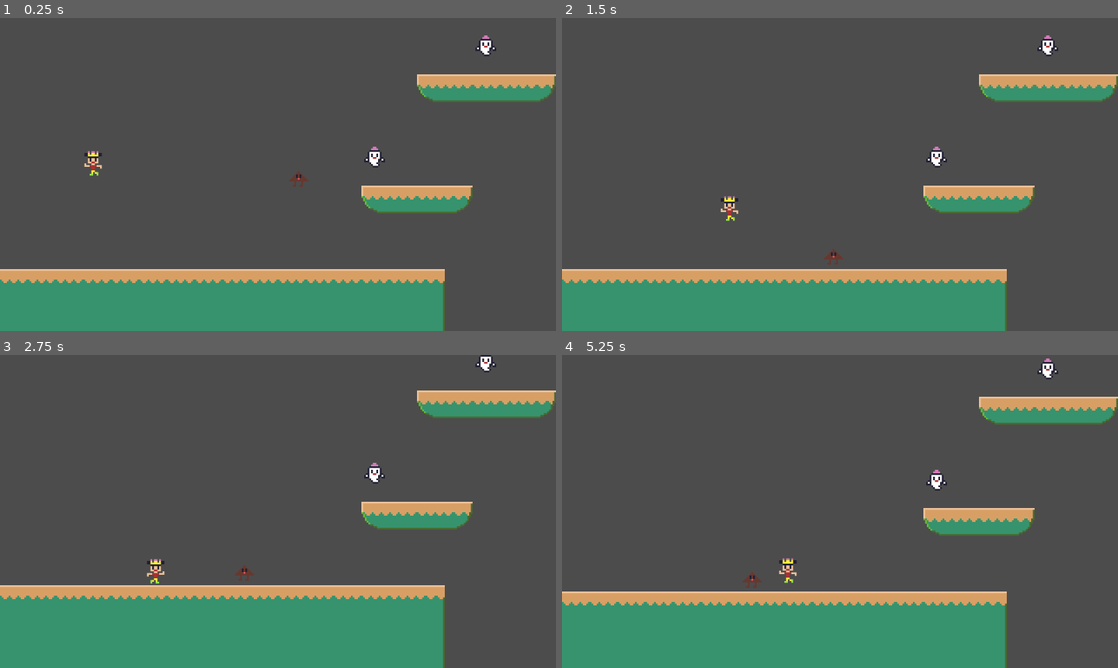
Above: before the commit, frames 1-4 (two rows, left to right).
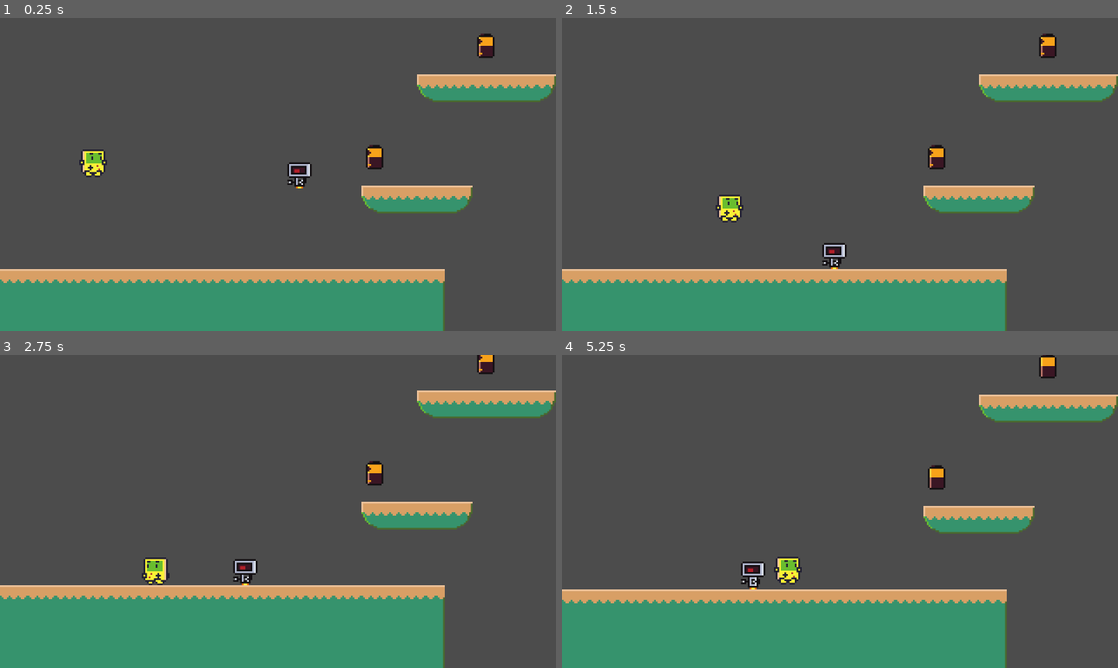
Above: after the commit, the same moments.

Repository: fuzhouch/colin-platformer-project
Game: Godot game, scene res://Level1.tscn
Same seed, same stepped clock (60 frames per second), same inputs: the game is played once before the commit and once after it. The project has no main scene, so this scene is started directly.
Inputs:
- Up to frame 1 (0.25 s): no input
- Up to frame 2 (1.5 s): hold Right (ui_right) from 0.53 s (still down); tap Up (ui_up) at 0.77 s
- Up to frame 3 (2.75 s): tap Up (ui_up) at 1.52 s; release Right (ui_right) at 2.03 s; hold Left (ui_left) from 2.03 s (still down)
- Up to frame 4 (5.25 s): release Left (ui_left) at 2.78 s; hold Right (ui_right) 2.78-4.28 s; tap Up (ui_up) at 3.02, 3.77, 4.52 s; hold Left (ui_left) 4.28-5.03 s; hold Right (ui_right) from 5.03 s (still down)

The runs differ from the first frame. In frame 1, 1.2% of the frame differs, in the area x 14-90%, y 4-55%; in frame 2, 1.1%; in frame 3, 1.1%; in frame 4, 4.4%, in the area x 0-100%, y 0-80%.

Commit message:
[NEW] Adjust enemy animation for normal mode and tsetseg mode.
1. Tsetseg mode adds a mom animation when >= 2 batteries collected.
2. A bad robot animation is added as sprite sheet in normal node.
3. Normal mode is controlled by three use_tsetseg cnofiguration flags.

Diff:
--- a/Battery.gd
+++ b/Battery.gd
@@ -1,6 +1,6 @@
 extends Area2D
 
-var use_tsetseg = true
+var use_tsetseg = false
 var current_sprite
 
 # Called when the node enters the scene tree for the first time.
@@ -13,6 +13,7 @@
 		current_sprite = $Sprite
 		$Sprite.visible = true
 		$Tsetseg.visible = false
+	current_sprite.playing = true
 
 func _on_Battery_body_entered(body):
 	$AnimationPlayer.play("BatteryBounce")
--- a/Battery.tscn
+++ b/Battery.tscn
@@ -65,6 +65,9 @@
 [node name="Battery" type="Area2D"]
 collision_layer = 8
 script = ExtResource( 2 )
+__meta__ = {
+"_edit_group_": true
+}
 
 [node name="CollisionShape2D" type="CollisionShape2D" parent="."]
 shape = SubResource( 1 )
--- a/Enemy.gd
+++ b/Enemy.gd
@@ -1,6 +1,6 @@
 extends KinematicBody2D
 
-var use_tsetseg = true
+var use_tsetseg = false
 var current_sprite
 
 var velocity = Vector2()
@@ -17,6 +17,7 @@
 		current_sprite = $Sprite
 		$Sprite.visible = true
 		$Tsetseg.visible = false
+		current_sprite.flip_h = true
 	current_sprite.playing = true
 
 	if direction == 1:
--- a/Enemy.tscn
+++ b/Enemy.tscn
@@ -1,10 +1,29 @@
-[gd_scene load_steps=4 format=2]
+[gd_scene load_steps=8 format=2]
 
 [ext_resource path="res://Enemy.gd" type="Script" id=1]
 [ext_resource path="res://tsetseg_enemy_spriteframes.tres" type="SpriteFrames" id=2]
+[ext_resource path="res://assets/badrobot-spritesheet-0001.png" type="Texture" id=3]
 
 [sub_resource type="RectangleShape2D" id=1]
-extents = Vector2( 37, 37 )
+extents = Vector2( 32, 32 )
+
+[sub_resource type="AtlasTexture" id=2]
+flags = 4
+atlas = ExtResource( 3 )
+region = Rect2( 0, 0, 64, 64 )
+
+[sub_resource type="AtlasTexture" id=3]
+flags = 4
+atlas = ExtResource( 3 )
+region = Rect2( 64, 0, 64, 64 )
+
+[sub_resource type="SpriteFrames" id=4]
+animations = [ {
+"frames": [ SubResource( 2 ), SubResource( 3 ) ],
+"loop": true,
+"name": "crawl",
+"speed": 5.0
+} ]
 
 [node name="Enemy" type="KinematicBody2D"]
 collision_layer = 16
@@ -19,7 +38,8 @@
 animation = "crawl"
 
 [node name="Sprite" type="AnimatedSprite" parent="."]
-frames = ExtResource( 2 )
+frames = SubResource( 4 )
+animation = "crawl"
 
 [node name="FloorChecker" type="RayCast2D" parent="."]
 enabled = true
--- a/Level1.tscn
+++ b/Level1.tscn
@@ -88,27 +88,15 @@
 
 [node name="Battery1" parent="Batteries" instance=ExtResource( 3 )]
 position = Vector2( 864, 319 )
-__meta__ = {
-"_edit_group_": true
-}
 
 [node name="Battery2" parent="Batteries" instance=ExtResource( 3 )]
 position = Vector2( 1120, 63 )
-__meta__ = {
-"_edit_group_": true
-}
 
 [node name="Battery3" parent="Batteries" instance=ExtResource( 3 )]
 position = Vector2( 2624, 127 )
-__meta__ = {
-"_edit_group_": true
-}
 
 [node name="Battery4" parent="Batteries" instance=ExtResource( 3 )]
 position = Vector2( 1376, 543 )
-__meta__ = {
-"_edit_group_": true
-}
 
 [node name="Enemies" type="Node2D" parent="."]
 
--- a/Steve.gd
+++ b/Steve.gd
@@ -4,7 +4,7 @@
 var velocity = Vector2(0, 0)
 var coin = 0
 
-var use_tsetseg = true
+var use_tsetseg = false
 var current_sprite
 
 # The constants here needs to be tuned, computing
Binary file added: assets/badrobot-spritesheet-0001.png
Not shown, added: assets/badrobot-spritesheet-0001.png.import
